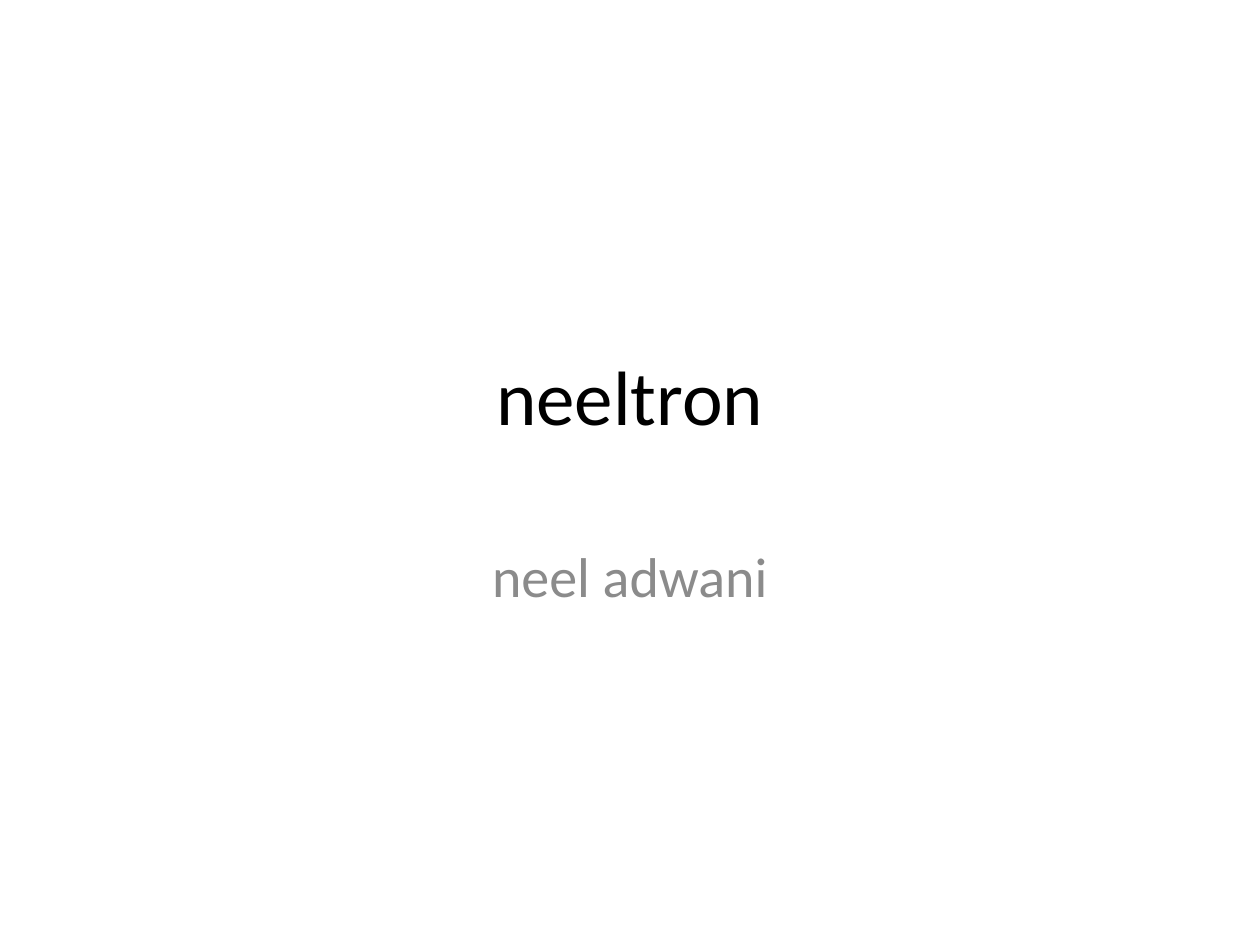
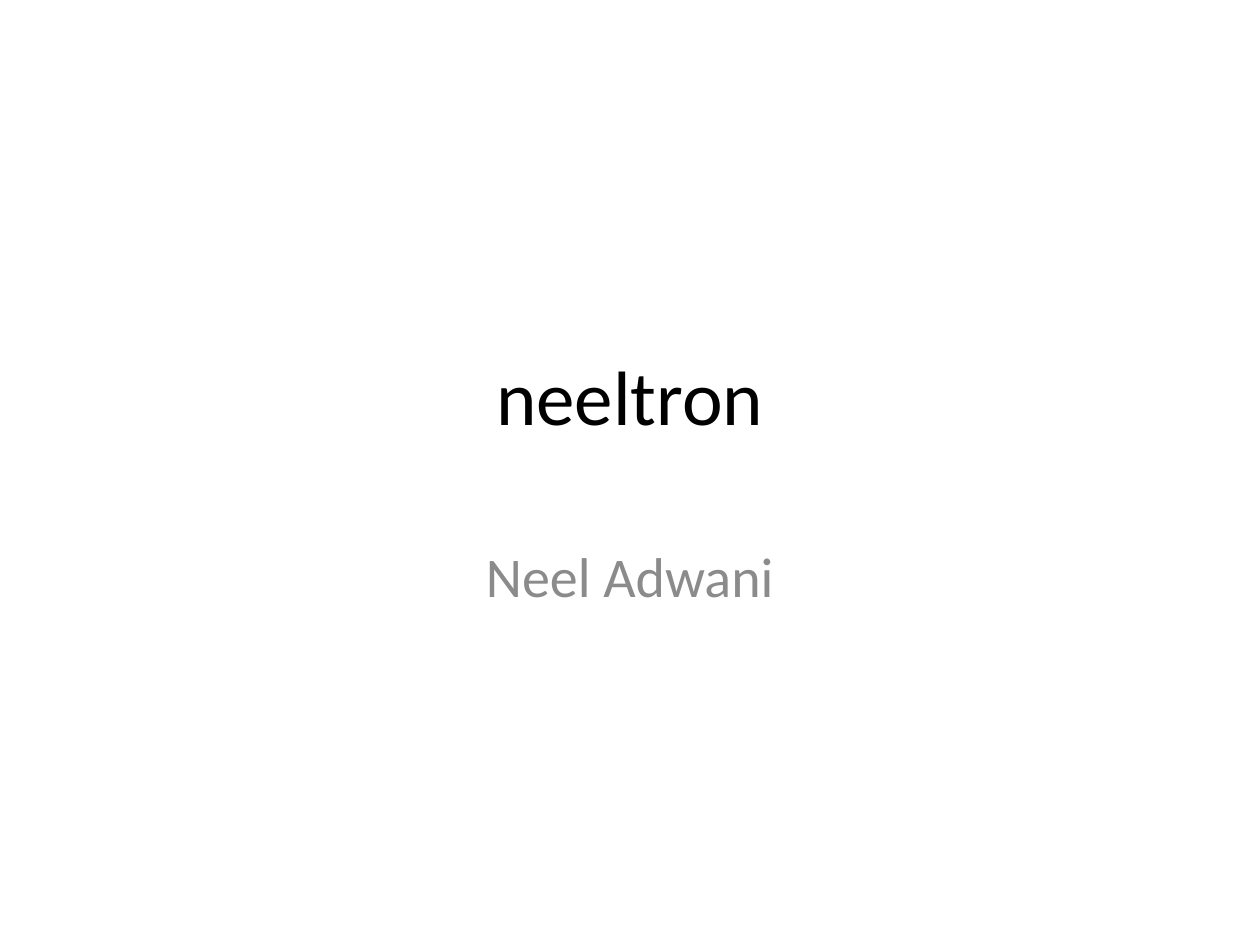
Before and after one commit to neeltron/PresentQuick, a slide deck: slide 1 of presentation.pptx. Drawn at 1260x945 pixels with LibreOffice and Linux fonts; fonts in the diff are those of the drawing; background and template pictures are left out. Boxes give left, top, right and bottom in pixels: in the first picture for what was removed or moved away, otherwise in the second. Text is boxed around its words. In the diff, an @@ line names an element or a change of style, - is before the commit and + after.

```diff
--- a/presentation.pptx
+++ b/presentation.pptx
@@ subtitle at [486,558,773,598]: text changed @@
-neel adwani
+Neel Adwani
```
Also in this commit, not shown: 9 other slides changed, 2 other files.
